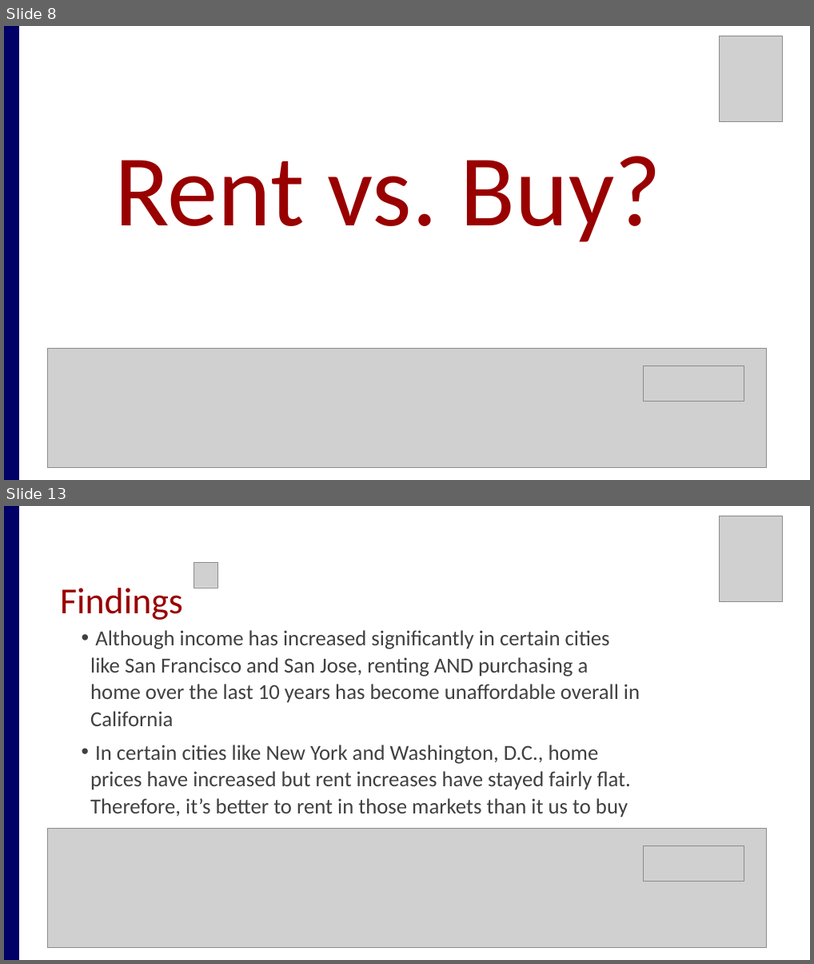
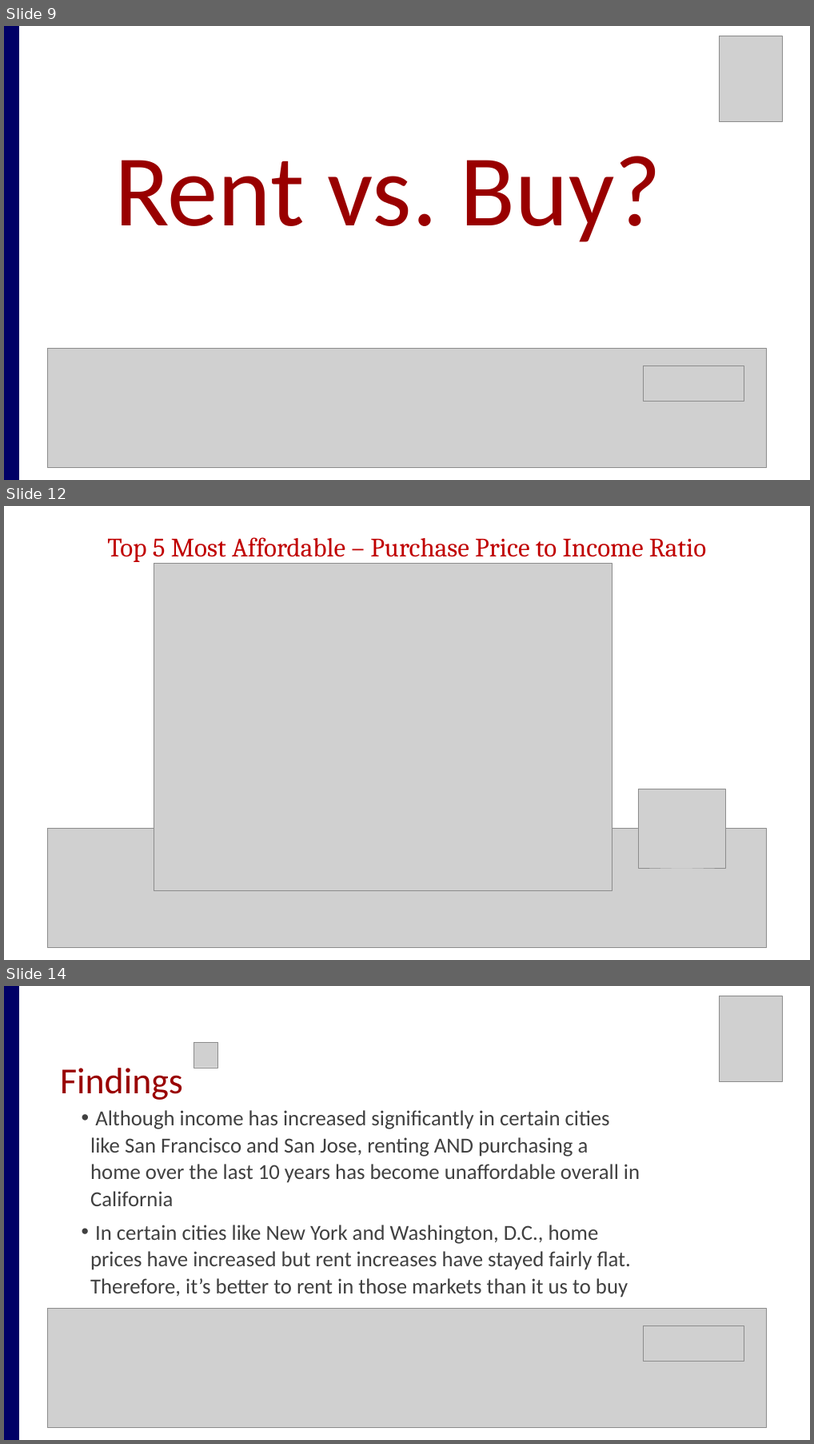
Before and after one commit to amiraligh89/RealEstate_Project1, a slide deck: RealEstate_Presentation.pptx. Shown one above the other, each under a label of ours: slides 8 and 13 before the commit, slides 9, 12 and 14 after it; the slides between them are not shown. The pictures are 814x964 and 814x1444 pixels, drawn with LibreOffice and Linux fonts; fonts in the diff are those of the drawing; grey boxes stand for pictures. Boxes give left, top, right and bottom in pixels: in the first picture for what was removed or moved away, otherwise in the second. Text is boxed around its words. In the diff, an @@ line names an element or a change of style, - is before the commit and + after.

```diff
--- a/RealEstate_Presentation.pptx
+++ b/RealEstate_Presentation.pptx
@@ slide 12 added at box(4, 506, 810, 960), background #FFFFFF @@
@@ text added at box(107, 537, 706, 562), 52 pt, text #C00000 @@
+Top 5 Most Affordable – Purchase Price to Income Ratio
@@ picture added at box(154, 563, 612, 890) @@
@@ picture added at box(638, 788, 726, 868) @@
@@ picture added at box(48, 828, 766, 947) @@
@@ what was slide 8 is now slide 9 @@
@@ what was slide 13 is now slide 14 @@
```
Also in this commit, not shown: 2 slides changed, 4 other slides added, 4 slides removed.
